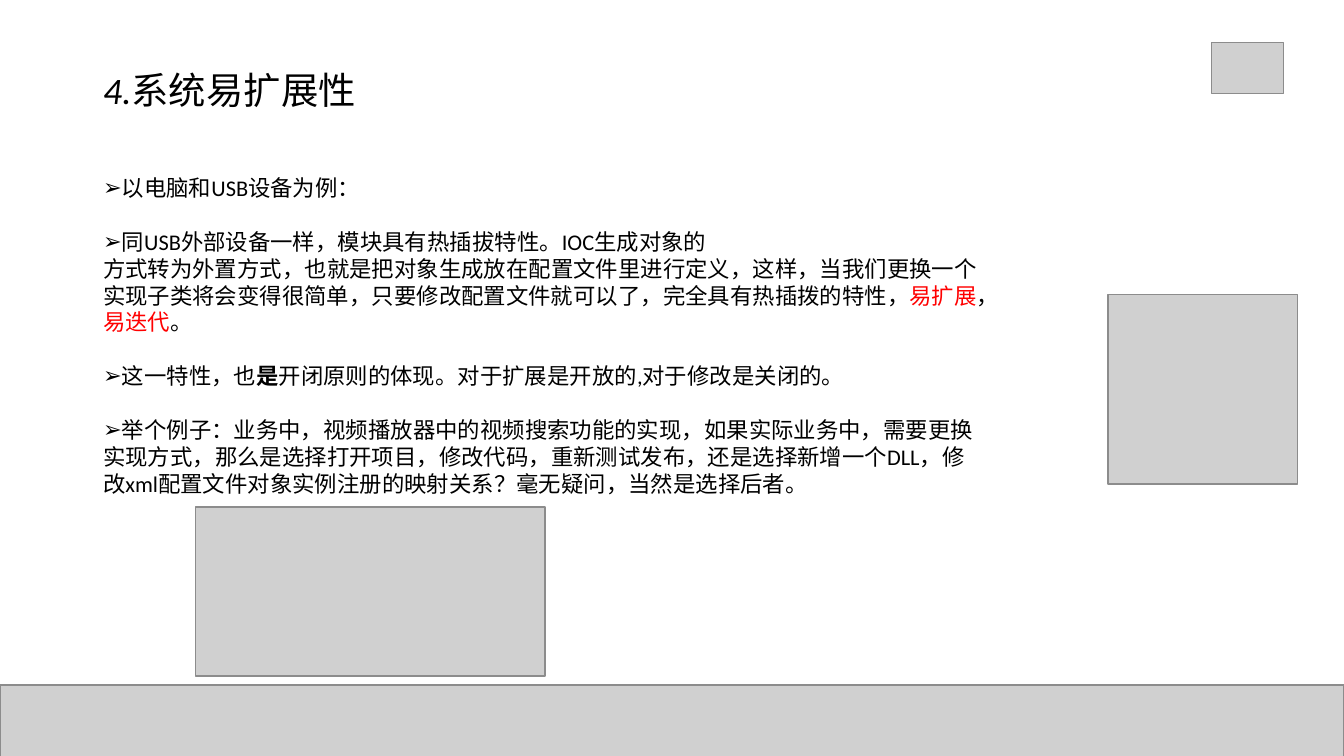
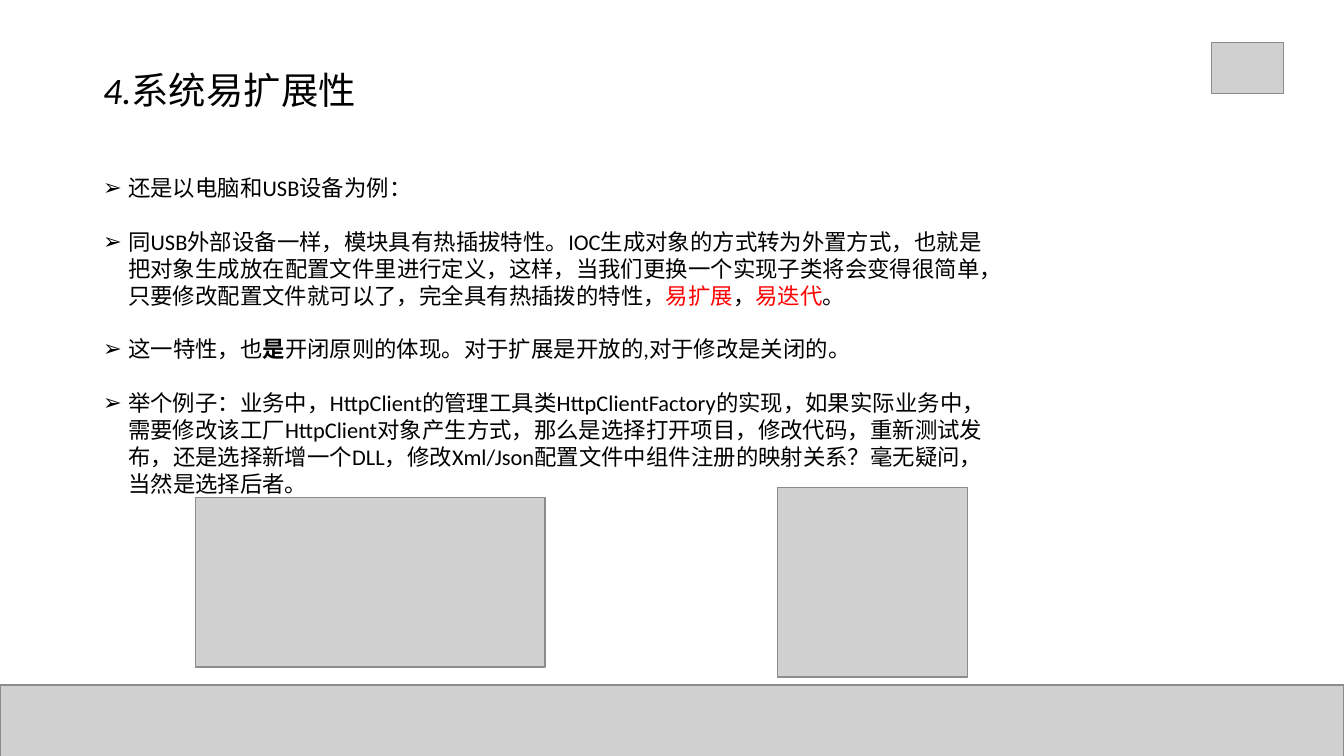
Before and after one commit to Mrchensama/DependenceInjection, a slide deck: slide 12 of 陈胡-依赖注入.pptx. Drawn at 1344x756 pixels with LibreOffice and Linux fonts; fonts in the diff are those of the drawing; grey boxes stand for pictures. Boxes give left, top, right and bottom in pixels: in the first picture for what was removed or moved away, otherwise in the second. Text is boxed around its words. In the diff, an @@ line names an element or a change of style, - is before the commit and + after.

```diff
--- a/陈胡-依赖注入.pptx
+++ b/陈胡-依赖注入.pptx
@@ text at bbox=[128, 177, 1002, 307]: text changed @@
-➢ 以电脑和USB设备为例：
-➢ 同USB外部设备一样，模块具有热插拔特性。IOC生成对象的
-方式转为外置方式，也就是把对象生成放在配置文件里进行定义，这样，当我们更换一个实现子类将会变得很简单，只要修改配置文件就可以了，完全具有热插拨的特性，易扩展，易迭代。
+➢ 还是以电脑和USB设备为例：
+➢ 同USB外部设备一样，模块具有热插拔特性。IOC生成对象的方式转为外置方式，也就是把对象生成放在配置文件里进行定义，这样，当我们更换一个实现子类将会变得很简单，只要修改配置文件就可以了，完全具有热插拨的特性，易扩展，易迭代。
@@ text at bbox=[128, 338, 850, 360]: indent changed @@
@@ text at bbox=[128, 392, 984, 494]: text changed @@
-➢ 举个例子：业务中，视频播放器中的视频搜索功能的实现，如果实际业务中，需要更换实现方式，那么是选择打开项目，修改代码，重新测试发布，还是选择新增一个DLL，修改xml配置文件对象实例注册的映射关系？毫无疑问，当然是选择后者。
+➢ 举个例子：业务中，HttpClient的管理工具类HttpClientFactory的实现，如果实际业务中，需要修改该工厂HttpClient对象产生方式，那么是选择打开项目，修改代码，重新测试发布，还是选择新增一个DLL，修改Xml/Json配置文件中组件注册的映射关系？毫无疑问，当然是选择后者。
@@ picture: place and size @@
-picture at bbox=[196, 507, 546, 676]
+picture at bbox=[196, 497, 546, 667]
@@ picture: place and size @@
-picture at bbox=[1107, 294, 1297, 484]
+picture at bbox=[778, 488, 968, 677]
```
Also in this commit, not shown: 28 other slides changed, 4 slides added, 4 slides removed, 5 other files.
